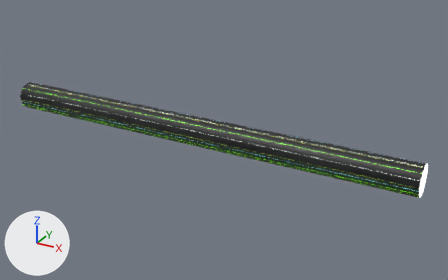
The FBX model Projet-NSI/Assets/FBX/Niveaux/niveau1.fbx: old version first, new version second.
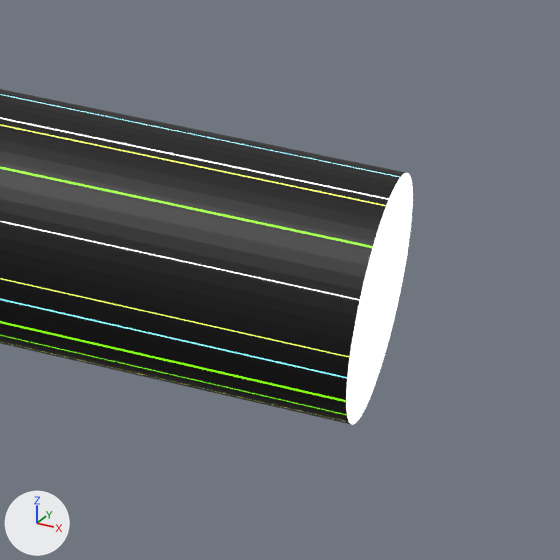
Each version is shown whole from a camera (50 mm lens) standing at (1220.0, -1979.0, 977.0) and looking at (108.0, 43.0, -33.0), then close up on the part from 83% to 100% of the width and 50% to 77% of the height. The lights are fixed; the arrows at lower left show +X, +Y and +Z. Where no turn or scale is listed for an object, it has been applied to the vertices.

Names of what the first close-up shows: 'Cylindre'.
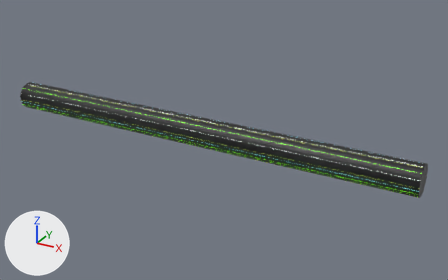
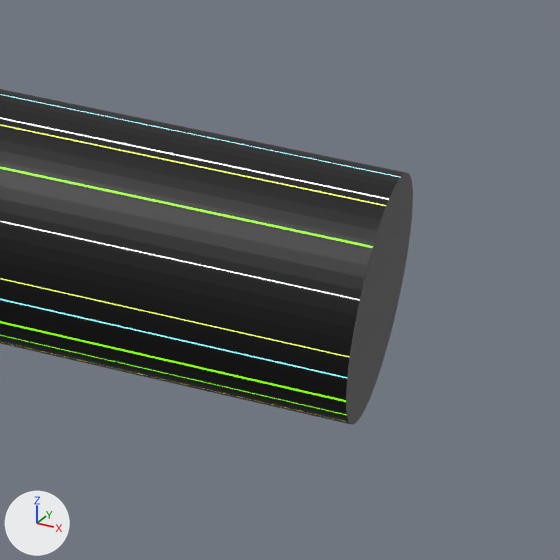
What differs and where, as boxes (x1, y1, x2, y2) in the close-ups (560 x 560 px):
part 1 of me_cylindre_001, recoloured: (346, 173, 413, 425) in both

What the commit changed:
me_cylindre_001 has 232 vertices, 118 faces and spans x -906.0..906.0, y -60.0..60.0, z -60.0..60.0.
me_cylindre_001 is used by ob_cylindre; location (0.0, 0.0, 0.0).
me_cylindre_001 part 1: all 2 faces centred in x -906.0..906.0, y 2.0, z -2.0 switch from mat_lumière (white #e7e7e7) to mat_base_cylindre (black #000000).
